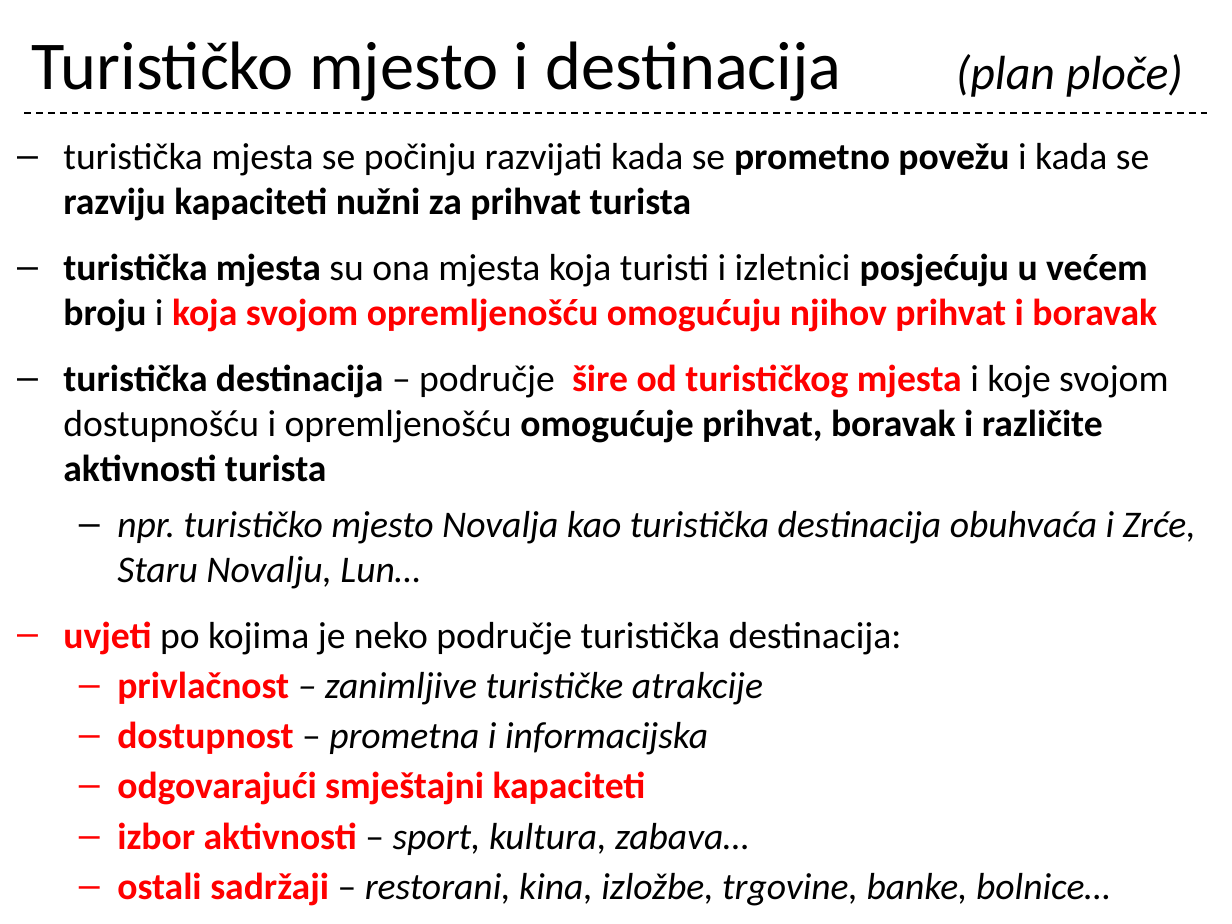
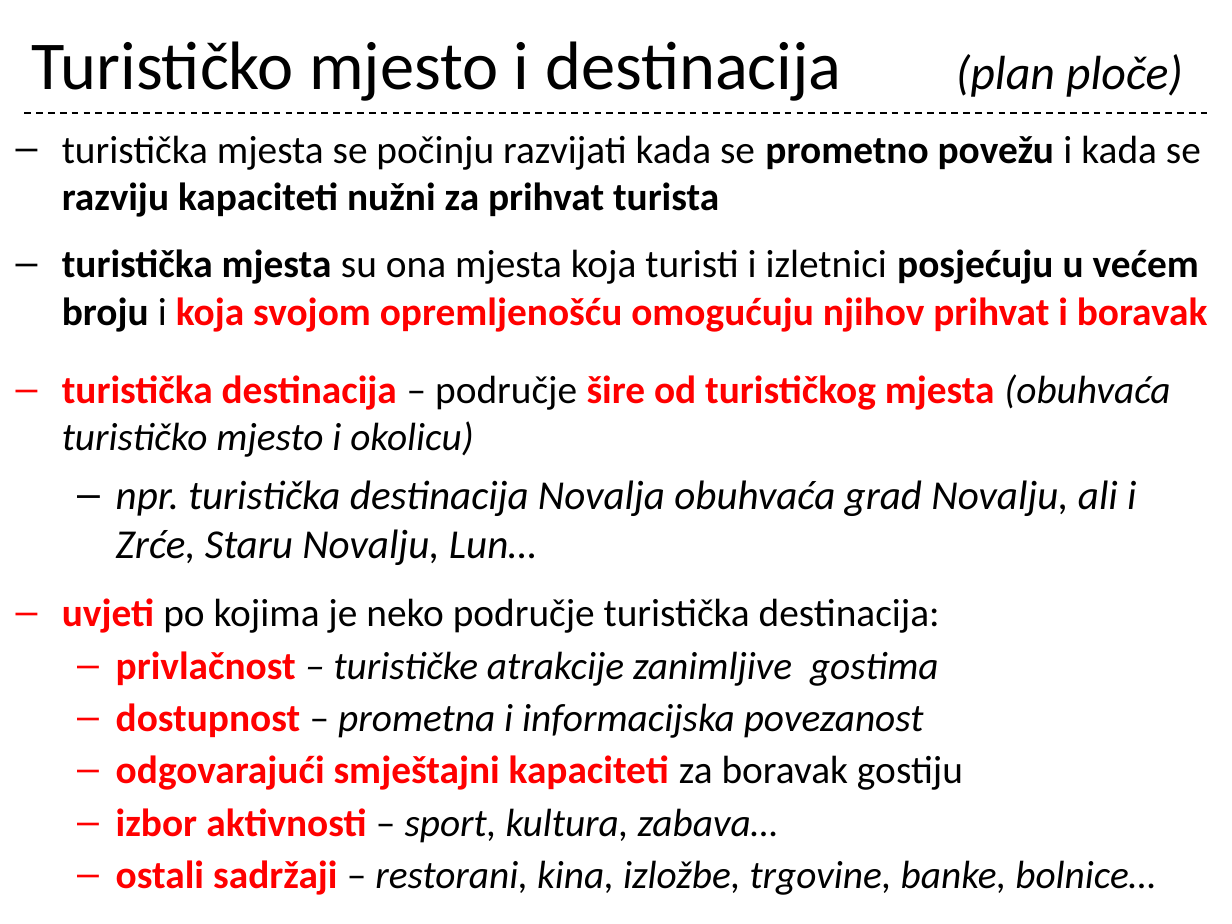
Before and after one commit to cornx/print, a slide deck: slide 39 of data/prezentacije/osnove_turizma/001_Turizam_uvod.pptx. Drawn at 1232x924 pixels with LibreOffice and Linux fonts; fonts in the diff are those of the drawing. Boxes give left, top, right and bottom in pixels: in the first picture for what was removed or moved away, otherwise in the second. Text is boxed around its words. In the diff, an @@ line names an element or a change of style, - is before the commit and + after.

```diff
--- a/data/prezentacije/osnove_turizma/001_Turizam_uvod.pptx
+++ b/data/prezentacije/osnove_turizma/001_Turizam_uvod.pptx
@@ text "turistička mjesta se počinju razvijati ..." moved from (x1=63, y1=143, x2=1196, y2=906) to (x1=62, y1=135, x2=1208, y2=895) @@
@@ text at (x1=62, y1=135, x2=1208, y2=895): size 22 to 23 pt in "turistička mjesta se počinju razvijati kada se ...", "turistička mjesta su ona mjesta koja turisti ...", "uvjeti po kojima je neko područje turistička ...", "izbor aktivnosti – sport, kultura, zabava…" and 1 more places @@
@@ text at (x1=62, y1=374, x2=1170, y2=565): text changed; size 22 to 23 pt; italic on @@
-– turistička destinacija – područje šire od turističkog mjesta i koje svojom dostupnošću i opremljenošću omogućuje prihvat, boravak i različite aktivnosti turista
-  – npr. turističko mjesto Novalja kao turistička destinacija obuhvaća i Zrće, Staru Novalju, Lun…
+– turistička destinacija – područje šire od turističkog mjesta (obuhvaća turističko mjesto i okolicu)
+  – npr. turistička destinacija Novalja obuhvaća grad Novalju, ali i Zrće, Staru Novalju, Lun…
@@ text at (x1=116, y1=651, x2=963, y2=790): text changed; size 22 to 23 pt; text colour #FF0000 to #000000; bold off @@
-  – privlačnost – zanimljive turističke atrakcije
-  – dostupnost – prometna i informacijska
-  – odgovarajući smještajni kapaciteti
+  – privlačnost – turističke atrakcije zanimljive gostima
+  – dostupnost – prometna i informacijska povezanost
+  – odgovarajući smještajni kapaciteti za boravak gostiju
```
Also in this commit, not shown: 5 other slides changed.
